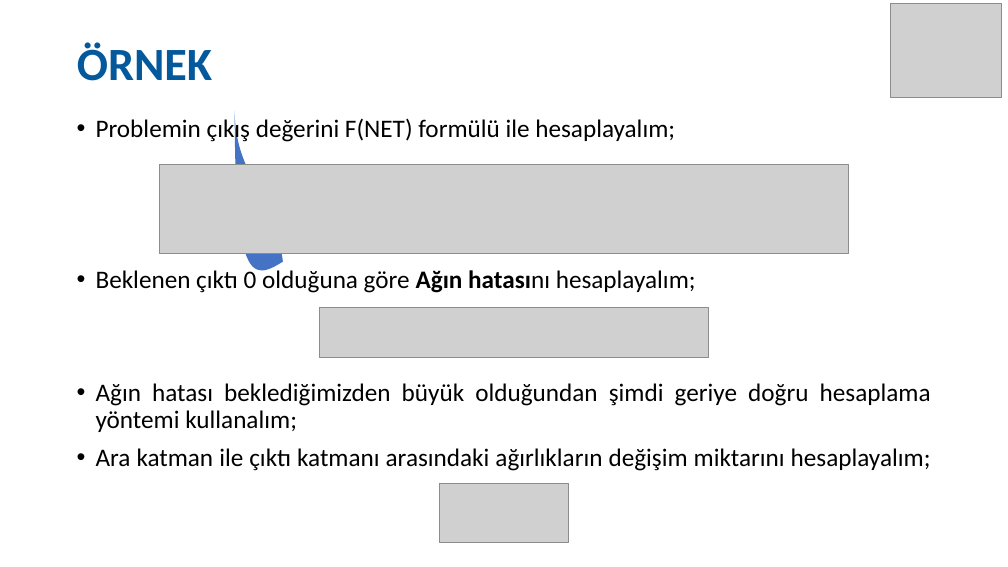
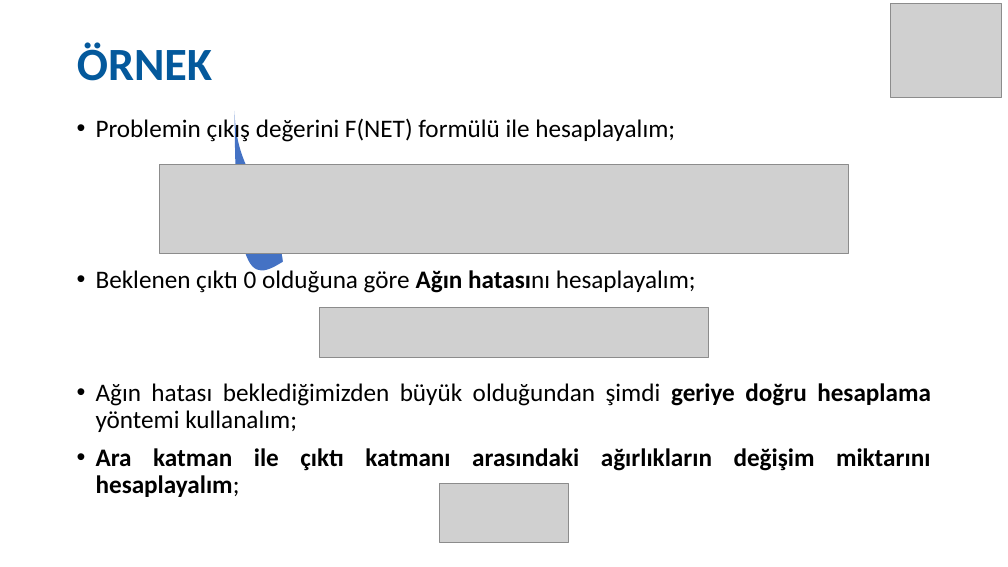
Before and after one commit to SevdanurGENC/Artificial-Neural-Networks-Lecture-Notes, a slide deck: slide 13 of Notes/02. Bolum - Yapay Sinir Aglari.ppt (slide 11 before the commit). Drawn at 1008x567 pixels with LibreOffice and Linux fonts; fonts in the diff are those of the drawing; grey boxes stand for pictures. Boxes give left, top, right and bottom in pixels: in the first picture for what was removed or moved away, otherwise in the second. Text is boxed around its words. In the diff, an @@ line names an element or a change of style, - is before the commit and + after.

```diff
--- a/Notes/02. Bolum - Yapay Sinir Aglari.ppt
+++ b/Notes/02. Bolum - Yapay Sinir Aglari.ppt
@@ text at [96,383,931,497]: bold on in "geriye doğru hesaplama", "Ara katman ile çıktı katmanı arasındaki ağırlıkların ..." @@
```
Also in this commit, not shown: 2 other slides changed, 22 slides added, 3 other files.
